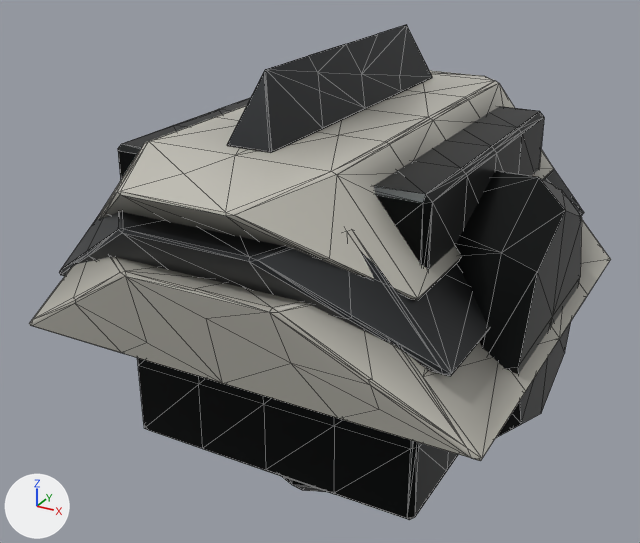
An edit to the glTF model assets/export/models/frame.shoulder.glb, drawn before and after from the same camera.
Rendered twice from a 50 mm camera at (1.41, -2.74, 1.35) aimed at (-0.07, -0.05, 0.0). Every picture has the same lights, and +X, +Y and +Z are marked at lower left. The older version comes first. Mesh edges are drawn as thin lines.
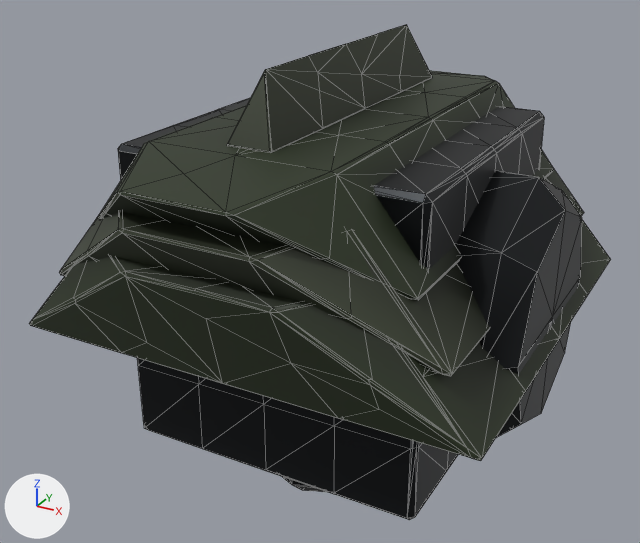
Where the change shows, as pixel boxes [x1, y1, x2, y2] in the pictures (640 x 543 px):
```json
{"object": "Mesh_0", "change": "surface changed", "before": [29, 40, 611, 507], "after": [29, 40, 611, 507], "on screen": "darker"}
```

Edits to the scene script, one JSON object a line:
```json
{"block": "mat_armor", "where": "n2 = _N.new('ShaderNodeMix'); n2.name = 'Mix'"}
{"op": "set", "path": "n2.inputs[7].default_value", "old": "(0.57, 0.554, 0.492, 1.0)", "new": "(0.0245, 0.0363, 0.0153, 1.0)", "note": "'B', light grey #c7c4ba -> 'B', dark green #2b3621"}
```
